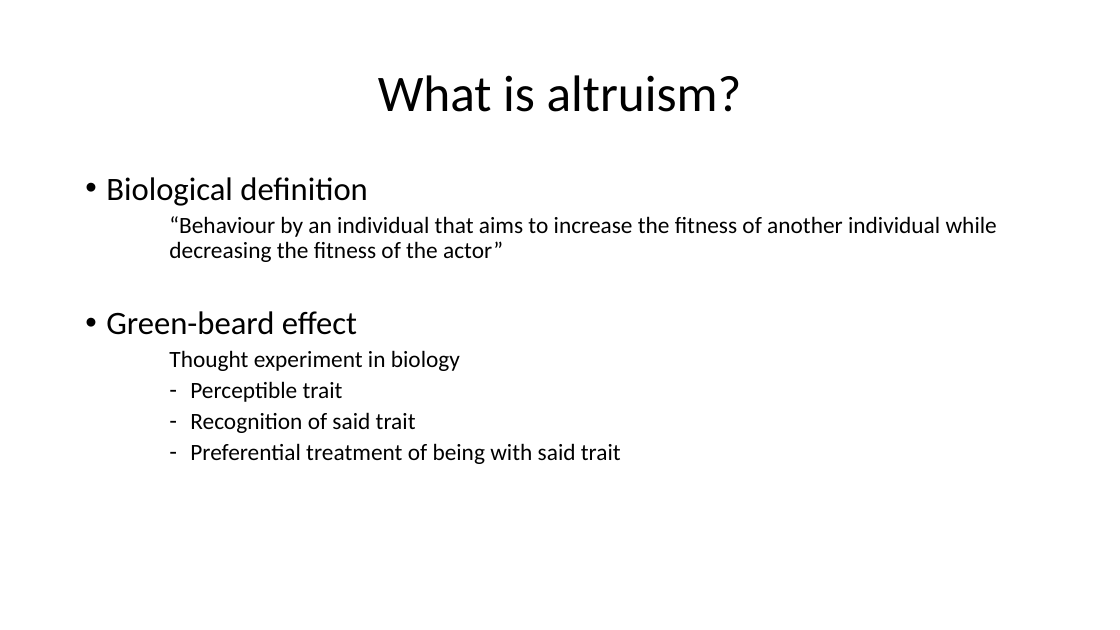
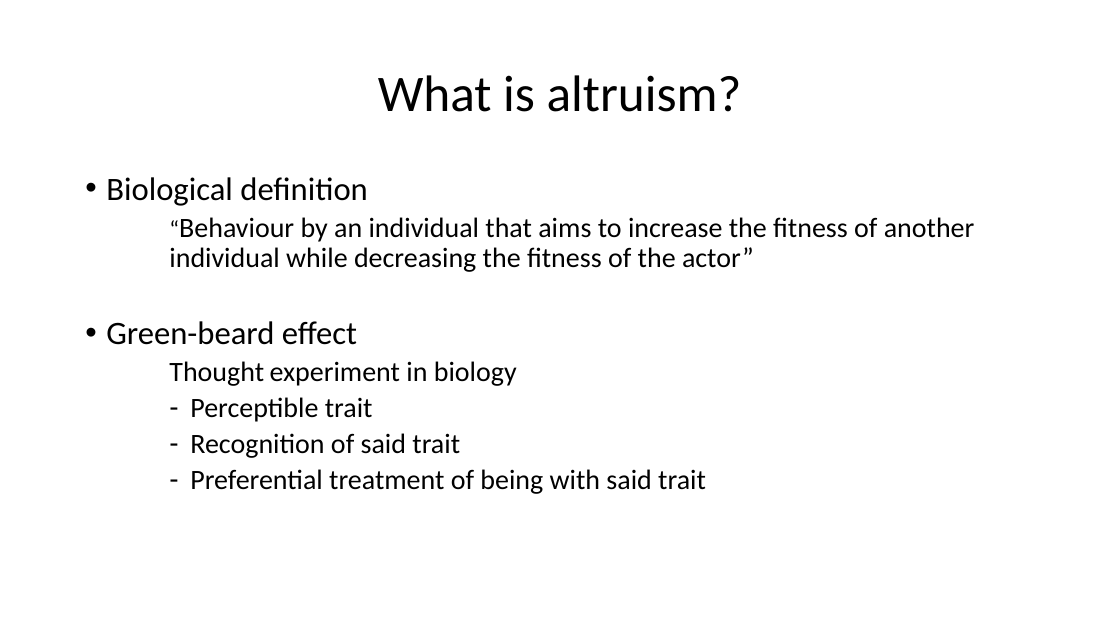
Before and after one commit to LiWeiYeh/Utrecht-University, a slide deck: slide 2 of Research-Methods/Altruism-presentation.pptx. Drawn at 1120x630 pixels with LibreOffice and Linux fonts; fonts in the diff are those of the drawing. Boxes give left, top, right and bottom in pixels: in the first picture for what was removed or moved away, otherwise in the second. Text is boxed around its words. In the diff, an @@ line names an element or a change of style, - is before the commit and + after.

```diff
--- a/Research-Methods/Altruism-presentation.pptx
+++ b/Research-Methods/Altruism-presentation.pptx
@@ text at [169,217,975,494]: size 20 to 24 pt in "“Behaviour by an individual that aims to ...", "Thought experiment in biology", "Perceptible trait", "Recognition of said trait" and 1 more places @@
```
Also in this commit, not shown: 4 other slides changed, 5 slides added, 3 slides removed.
